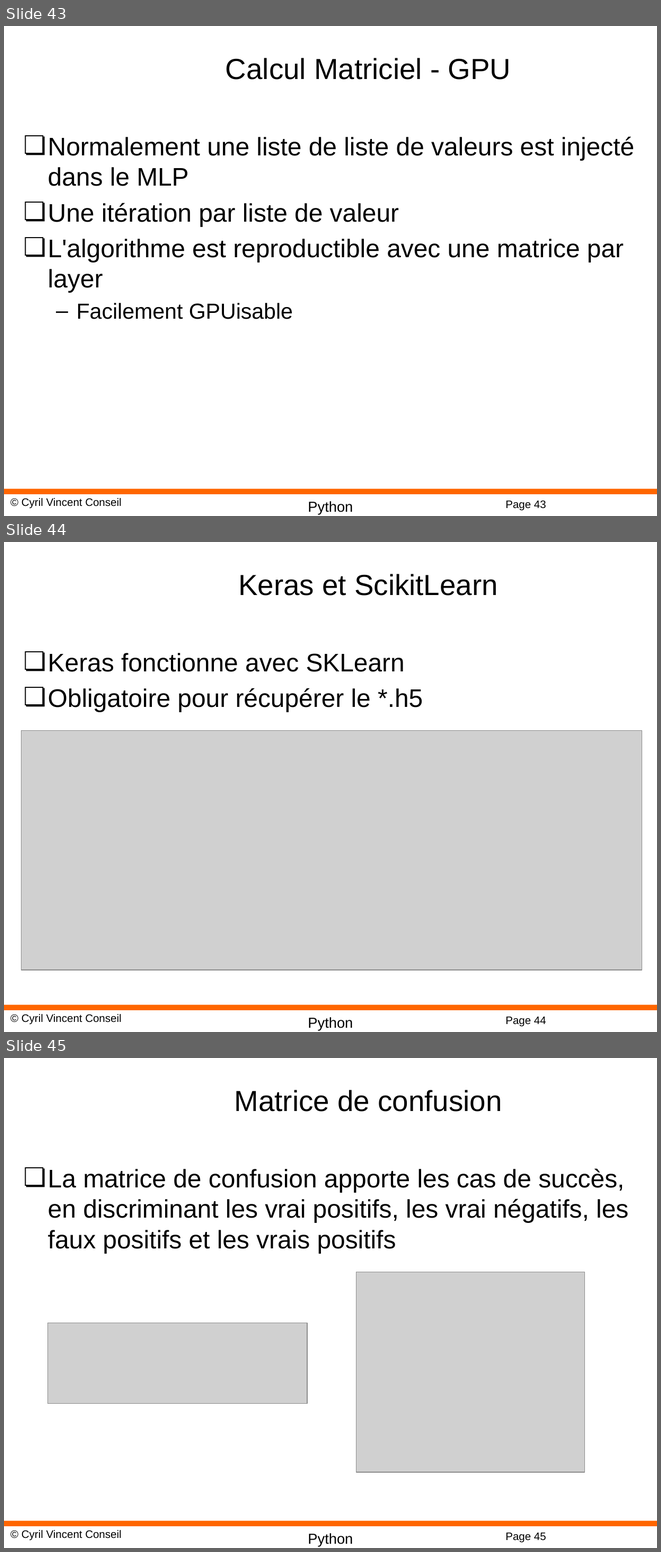
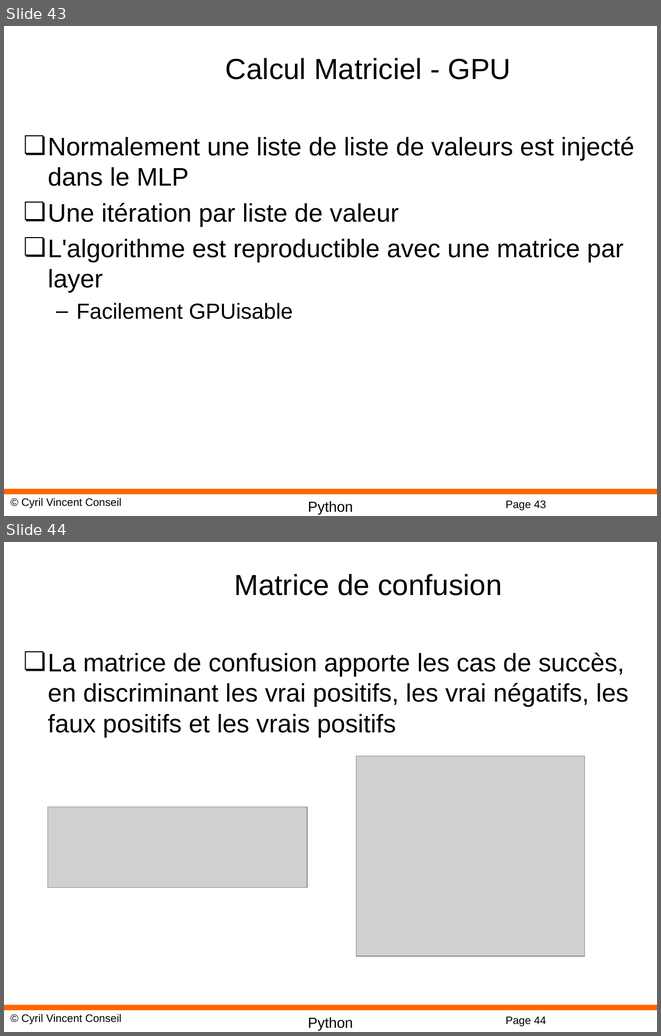
Before and after one commit to cyrilvincent/DL, a slide deck: PPT/DeepLearning09-Keras.pptx. Shown one above the other, each under a label of ours: slides 43, 44 and 45 before the commit, slides 43 and 44 after it. The pictures are 661x1552 and 661x1036 pixels, drawn with LibreOffice and Linux fonts; fonts in the diff are those of the drawing; grey boxes stand for pictures; background and template pictures are left out. Boxes give left, top, right and bottom in pixels: in the first picture for what was removed or moved away, otherwise in the second. Text is boxed around its words. In the diff, an @@ line names an element or a change of style, - is before the commit and + after.

```diff
--- a/PPT/DeepLearning09-Keras.pptx
+++ b/PPT/DeepLearning09-Keras.pptx
@@ slide 44 removed at box(4, 542, 657, 1032), background #FFFFFF; not listed: 4 template elements that a slide beside it also shows @@
@@ title removed at box(238, 574, 498, 596) @@
-Keras et ScikitLearn
@@ text removed at box(48, 653, 423, 712) @@
-❏ Keras fonctionne avec SKLearn
-❏ Obligatoire pour récupérer le *.h5
@@ picture removed at box(21, 730, 642, 970) @@
@@ what was slide 45 is now slide 44 @@
@@ page number at box(505, 1016, 546, 1026): text changed @@
-Page 45
+Page 44
```
Also in this commit, not shown: 2 slides changed, 3 other files.
